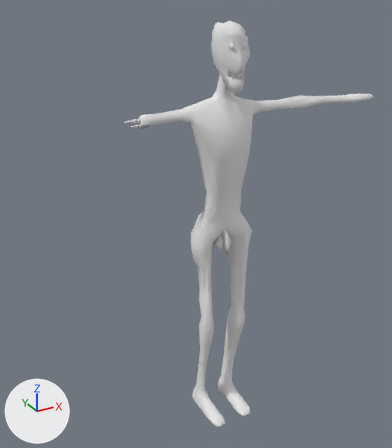
A saved change to the Blender file Assets/Models/Entities/Zombie.blend.
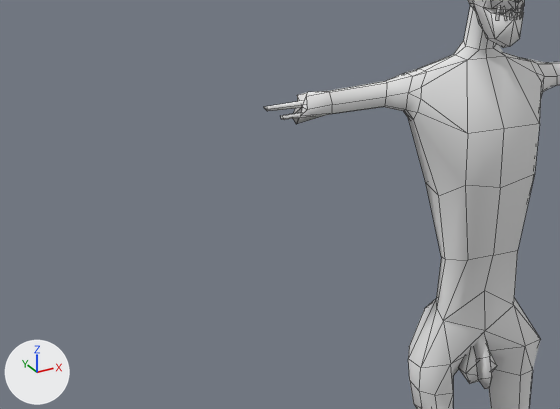
Each version appears first whole from a 50 mm camera at (-1.387, -2.266, 2.352) aimed at (-0.104, 0.066, 1.185), and next in a close-up on the part from 0% to 67% of the width and 16% to 59% of the height. Lighting does not change. The marker at lower left points along +X, +Y and +Z. The older version's two pictures come first. The close-ups show mesh edges as thin lines.

Names of what the first close-up shows: 'BezierCurve.003'.
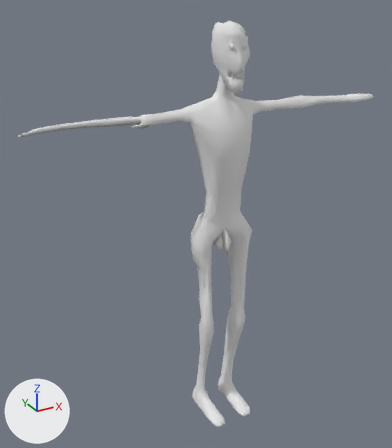
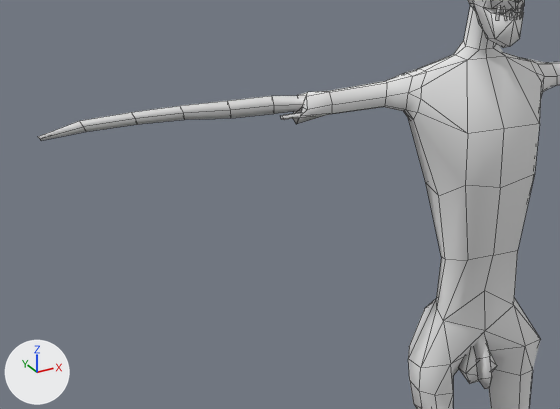
The change, as a list of edits to the scene's bpy script:
```text
Change me_beziercurve_003:
    used by ob_beziercurve_003; location = (0.016, -0.045, 2.149); rotation_euler = (1.372, 0.0, 0.0), in degrees (79, 0, 0); scale = (1.0, 0.994, 0.927)
    remove me_beziercurve_003.from_pydata(...)  # 698 vertices, 727 faces; spans x -0.51..1.01, y -2.15..0.06, z -0.61..0.09
    add me_beziercurve_003.from_pydata(...)  # 718 vertices, 747 faces; spans x -0.98..1.01, y -2.15..0.06, z -0.61..0.09
    me_beziercurve_003 part 1
    10 faces are deleted
    6 vertices move from x -0.51..-0.4, y -0.35..-0.34, z -0.17..-0.15 to x -0.98..-0.4, y -0.36..-0.34, z -0.18..-0.15
    20 vertices are added at x -0.9..-0.49, y -0.36..-0.32, z -0.17..-0.15
    30 new faces join them, smooth
```

Boxes (x1, y1, x2, y2) around the edits, measured in the close-ups (560 x 409 px):
'BezierCurve.003', reshaped: before (264, 0, 560, 409); after (38, 0, 560, 409)
part 1 of me_beziercurve_003, built on: before (264, 101, 315, 120); after (38, 96, 315, 140)
